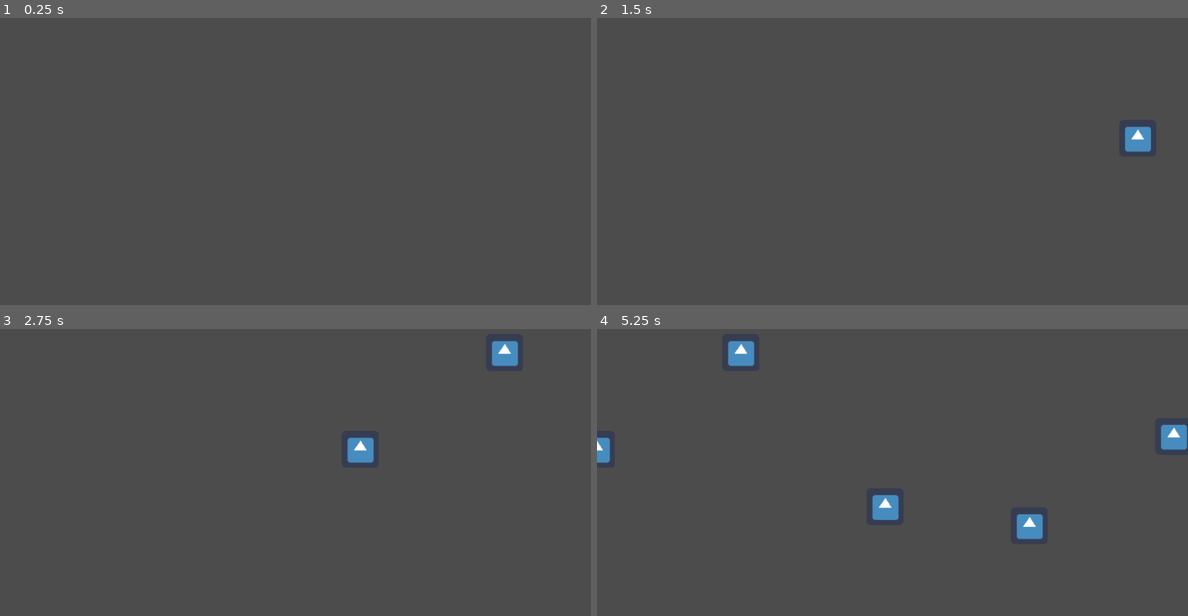
Above: before the commit, frames 1-4 (two rows, left to right).
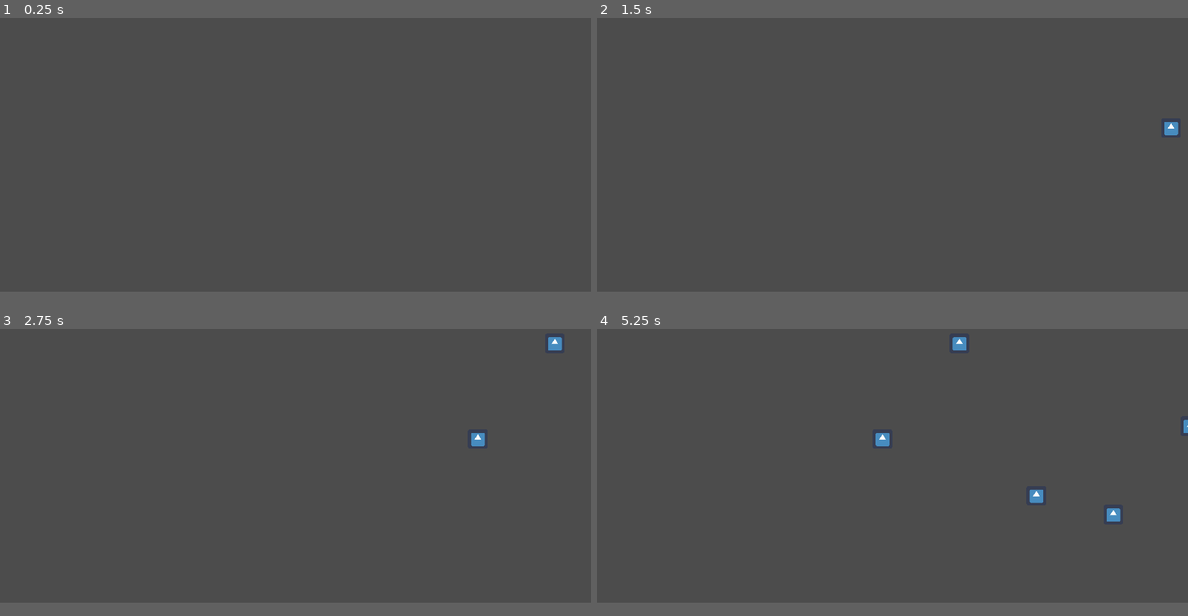
Above: after the commit, the same moments.

Repository: moisesjbc/info-harvest
Game: Godot game, scene res://gameplay/main/main.tscn
The game is run twice, just before and just after one commit, with the same random seed, the same clock (stepped at 60 frames per second) and the same inputs. The engine's default icon, where the game draws it, is replaced by a stand-in: a white triangle on a blue panel in a dark square.
Inputs:
- Up to frame 1 (0.25 s): no input
- Up to frame 2 (1.5 s): tap Enter at 0.5 s
- Up to frame 3 (2.75 s): no input
- Up to frame 4 (5.25 s): no input
In our replay, the window is 800x468 before the commit and 800x450 after it. These sizes can differ from the game's own. Grey fills any space a smaller window leaves; there, only what the larger window draws over its background counts as a difference.

The runs differ from the first frame. In frame 1, only the window size differs. In frame 2, 0.5% of the frame differs, in the area x 89-99%, y 36-47%; in frame 3, 1.0%; in frame 4, 2.2%, in the area x 0-100%, y 2-74%.

Commit message:
Change screen resolution + add keep aspect

Diff:
--- a/godot-project/gameplay/data_spawn/data_spawn.gd
+++ b/godot-project/gameplay/data_spawn/data_spawn.gd
@@ -9,4 +9,3 @@
 	$data_container.add_child(new_data)
 	new_data.global_position.x = $top_position.global_position.x
 	new_data.global_position.y = rand_range($top_position.global_position.y, $bottom_position.global_position.y)
-	print("foo")
--- a/godot-project/gameplay/data_spawn/data_spawn.tscn
+++ b/godot-project/gameplay/data_spawn/data_spawn.tscn
@@ -3,14 +3,14 @@
 [ext_resource path="res://gameplay/data_spawn/data_spawn.gd" type="Script" id=1]
 
 [node name="data_spawn" type="Node2D"]
-position = Vector2( 1066, 0 )
+position = Vector2( 1994, 0 )
 script = ExtResource( 1 )
 
 [node name="top_position" type="Position2D" parent="."]
 position = Vector2( 0, 32 )
 
 [node name="bottom_position" type="Position2D" parent="."]
-position = Vector2( 0, 578 )
+position = Vector2( 0, 1043 )
 
 [node name="spawn_timer" type="Timer" parent="."]
 autostart = true
--- a/godot-project/project.godot
+++ b/godot-project/project.godot
@@ -14,6 +14,13 @@
 run/main_scene="res://gameplay/main/main.tscn"
 config/icon="res://icon.png"
 
+[display]
+
+window/size/width=1920
+window/size/height=1080
+window/stretch/mode="2d"
+window/stretch/aspect="keep"
+
 [gui]
 
 common/drop_mouse_on_gui_input_disabled=true
